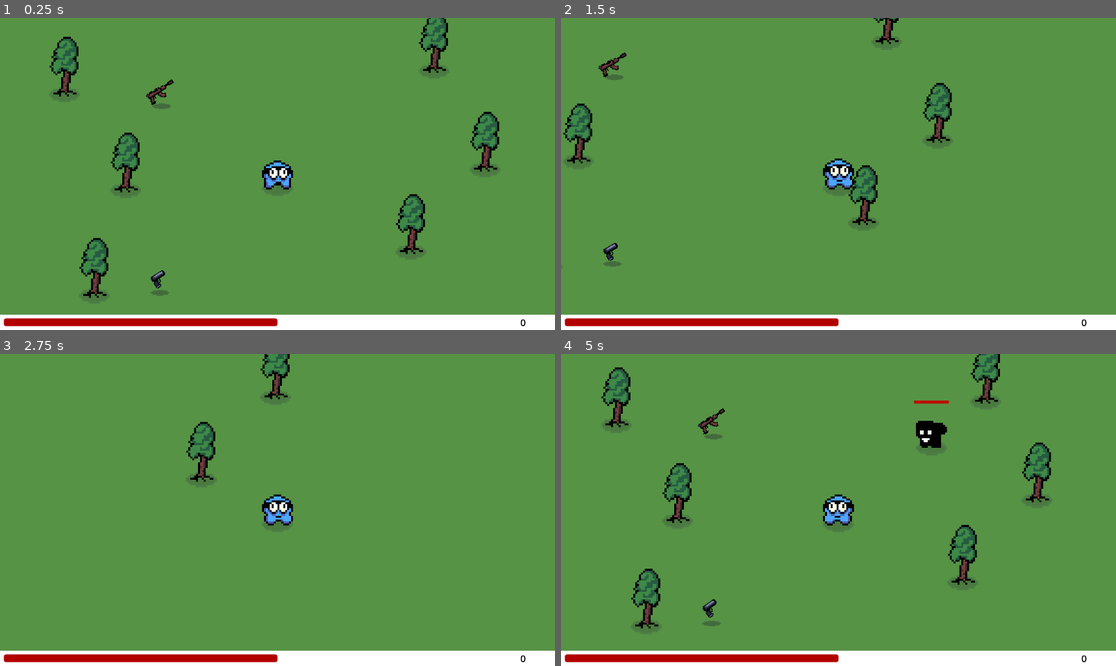
Above: before the commit, frames 1-4 (two rows, left to right).
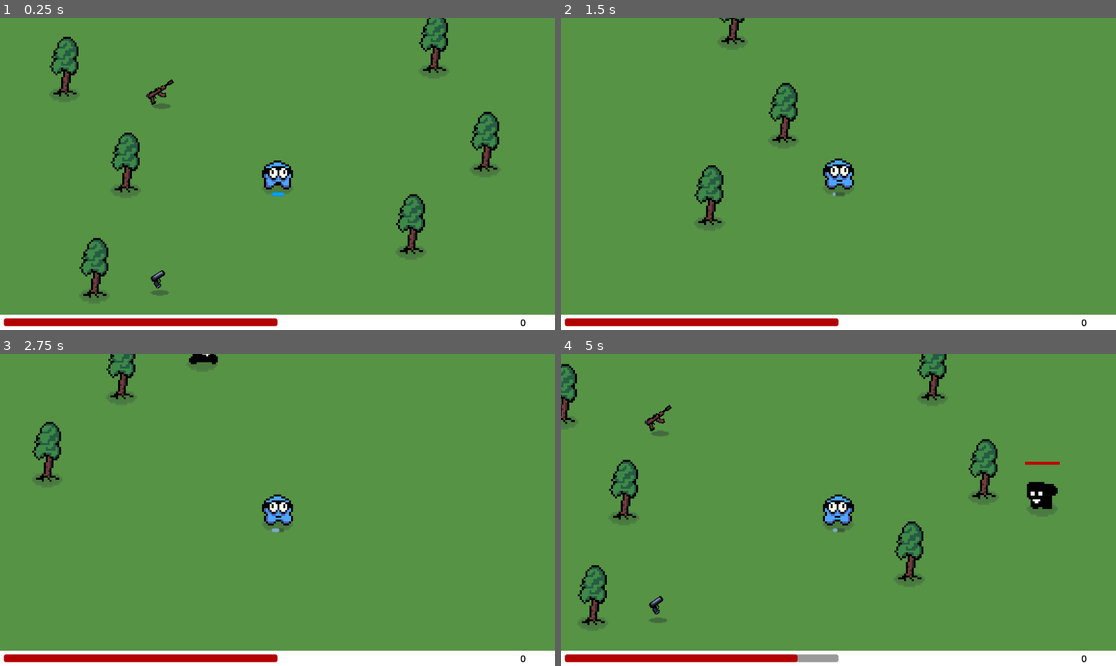
Above: after the commit, the same moments.

Repository: MicCode/zbra-survivors
Game: Godot game, scene res://game.tscn
Two runs of this game, one before a commit and one after it. Both use one fixed random seed, a clock stepped at 60 frames per second and the inputs below.
Inputs (mouse positions are in pixels of both pictures, inside the frame that each line leads up to):
- Up to frame 1 (0.25 s): no input
- Up to frame 2 (1.5 s): move the mouse to (960, 158) at 0.52 s; press the mouse at (960, 158) at 0.53 s; hold D (move_right) 0.53-1.28 s; tap Space (dash, bound only after the commit) at 0.8, 1.35 s; move the mouse to (727, 189) at 1.27 s; release the mouse at (727, 189) at 1.28 s; hold S (move_down) from 1.28 s (still down)
- Up to frame 3 (2.75 s): click (166, 525) at 1.55 s; move the mouse to (333, 441) at 2.02 s; release S (move_down) at 2.03 s; press the mouse at (333, 441) at 2.03 s; hold D (move_right) from 2.03 s (still down); tap Space (dash, bound only after the commit) at 2.3 s
- Up to frame 4 (5 s): move the mouse to (810, 572) at 2.77 s; release D (move_right) at 2.78 s; release the mouse at (810, 572) at 2.78 s; hold W (move_up) 2.78-3.53 s; tap E (grab) at 2.85 s; click (810, 572) at 3.05 s; move the mouse to (1005, 556) at 3.52 s; hold Space (dash, bound only after the commit) 3.53-4.28 s; hold A (move_left) from 3.53 s (still down); move the mouse to (672, 463) at 4.27 s; click (672, 463) at 4.35 s

The runs differ from the first frame. In frame 1, less than 0.1% of the frame differs, in the area x 48-52%, y 55-58%; in frame 2, 3.5%; in frame 3, 2.2%; in frame 4, 7.6%, in the area x 0-90%, y 0-99%.

Commit message:
feat: added a dash to player movements

Diff:
--- a/entities/ennemies/Ennemy.gd
+++ b/entities/ennemies/Ennemy.gd
@@ -16,6 +16,7 @@
 	%Health.max_health = stats.max_health
 	%Health.current_health = stats.health
 	%Health.update_display()
+	%DeathSound.pitch_scale = randf_range(0.8, 1.1)
 
 func _physics_process(_delta):
 	if !is_dead && chase_player && player != null:
@@ -27,6 +28,7 @@
 func take_damage(damage: float):
 	%Sprite.play("hurt")
 	%Health.take_damage(damage)
+	%HitSound.pitch_scale = randf_range(0.5, 2)
 	%HitSound.play()
 
 func _on_animation_finished():
@@ -36,6 +38,7 @@
 func _on_health_depleted():
 	is_dead = true
 	dead.emit()
+	%DeathSound.play()
 	%Sprite.play("dead")
 	set_collision_layer_value(2, false)
 	%DeathTimer.start(1.0)
--- a/entities/ennemies/Ennemy.tscn
+++ b/entities/ennemies/Ennemy.tscn
@@ -7,6 +7,7 @@
 [ext_resource type="Texture2D" uid="uid://curemujf2tqhp" path="res://sprites/ennemies/mob-1-walk.png" id="5_grokr"]
 [ext_resource type="PackedScene" uid="uid://cl0vk4malih5v" path="res://components/healthbar/HealthComponent.tscn" id="6_o0wmw"]
 [ext_resource type="AudioStream" uid="uid://l15ytlqmk1ww" path="res://sounds/hit.wav" id="7_idycx"]
+[ext_resource type="AudioStream" uid="uid://dwl6iltdmm7be" path="res://sounds/meow.mp3" id="8_mtw3n"]
 
 [sub_resource type="AtlasTexture" id="AtlasTexture_45qg2"]
 atlas = ExtResource("3_qem7r")
@@ -108,5 +109,11 @@
 stream = ExtResource("7_idycx")
 volume_db = -5.0
 
+[node name="DeathSound" type="AudioStreamPlayer2D" parent="."]
+unique_name_in_owner = true
+stream = ExtResource("8_mtw3n")
+volume_db = 15.0
+pitch_scale = 0.8
+
 [connection signal="depleted" from="Health" to="." method="_on_health_depleted"]
 [connection signal="timeout" from="DeathTimer" to="." method="_on_death_timer_timeout"]
--- a/entities/equipments/guns/BasicGun/BasicGun.gd
+++ b/entities/equipments/guns/BasicGun/BasicGun.gd
@@ -1,2 +1,6 @@
 extends Gun
 class_name BasicGun
+
+func _ready() -> void:
+	pitch_shift = -0.2
+	super._ready()
--- a/entities/equipments/guns/gun.gd
+++ b/entities/equipments/guns/gun.gd
@@ -4,6 +4,7 @@
 var flipped = false
 var cooling_down = false
 var gun_stats: GunStats
+var pitch_shift: float = 0.0
 
 func _ready():
 	gun_stats = EquipmentService.get_gun_stats(self)
@@ -42,6 +43,7 @@
 		new_bullet.global_rotation = %ShootingPoint.global_rotation
 		get_node("/root").get_node("./").add_child(new_bullet)
 		%Sprite.play("firing")
+		%ShootSound.pitch_scale = randf_range(0.9, 1.05) + pitch_shift
 		%ShootSound.play()
 		start_cooldown_timer()
 
--- a/entities/equipments/guns/gun_stats.gd
+++ b/entities/equipments/guns/gun_stats.gd
@@ -6,7 +6,7 @@
 var fire_range = 200.0
 
 static func create(damage: float, cooldown: float) -> GunStats:
-    var instance = GunStats.new()
-    instance.bullet_damage = damage
-    instance.fire_cooldown_s = cooldown
-    return instance
+	var instance = GunStats.new()
+	instance.bullet_damage = damage
+	instance.fire_cooldown_s = cooldown
+	return instance
--- a/entities/player/player.gd
+++ b/entities/player/player.gd
@@ -2,23 +2,31 @@
 signal health_changed
 signal health_depleted
 
-@export var max_health = 100.0
-@export var move_speed = 300.0
-@export var health = 100.0
+@export var max_health: float = 100.0
+@export var move_speed: float = 300.0
+@export var health: float = 100.0
+@export var dash_duration_s: float = 0.25
+@export var dash_cooldown_s: float = 3.0
+@export var dash_speed_multiplier: float = 5
 
 const DAMAGE_RATE = 50.0
 const PICKUP_COOLDOWN_S = 0.5
 
 var is_alive = true
 var is_pickup_blocked = false
+var is_dashing = false
+var can_dash = true
 var equiped_gun: Gun
+@onready var dash_progress_stylebox: StyleBoxFlat = %DashCooldownProgress.get_theme_stylebox("fill")
 
 func _ready():
 	health = max_health
 	init_health()
+	%DashCooldownProgress.max_value = dash_cooldown_s
 
 func _physics_process(delta):
 	if is_alive:
+		%DashCooldownProgress.value = dash_cooldown_s - %DashCooldownTimer.time_left
 		move()
 		check_for_ennemies(delta)
 		check_for_collectibles()
@@ -26,16 +34,31 @@
 func move():
 	var direction = Input.get_vector("move_left", "move_right", "move_up", "move_down")
 	var h_direction = Input.get_axis("move_left", "move_right")
+	if can_dash && Input.is_action_pressed("dash"):
+		start_dashing()
 
 	if h_direction != 0:
 		%Sprite.flip_h = (h_direction != 1)
 
-	velocity = direction * move_speed
+	if !is_dashing:
+		velocity = direction * move_speed
+	else:
+		velocity = direction * move_speed * dash_speed_multiplier
+
 	move_and_slide()
 	if velocity.length() > 0:
 		%Sprite.play("walk")
 	else:
 		%Sprite.play("idle")
+
+func start_dashing():
+	%DashSound.play()
+	%DashTimer.start(dash_duration_s)
+	%DashCooldownTimer.start(dash_cooldown_s)
+	is_dashing = true
+	can_dash = false
+	set_invincible(true)
+	dash_progress_stylebox.bg_color = Color("90c1e9ca")
 
 func check_for_ennemies(delta):
 	var overlapping_ennemies = %HurtBox.get_overlapping_bodies()
@@ -91,3 +114,24 @@
 
 func _on_pick_up_timer_timeout():
 	is_pickup_blocked = false
+
+
+func _on_dash_cooldown_timer_timeout() -> void:
+	if !can_dash:
+		can_dash = true
+		%DashReadySound.play()
+		dash_progress_stylebox.bg_color = Color("00A1F7FF")
+
+func _on_dash_timer_timeout() -> void:
+	if is_dashing:
+		is_dashing = false
+		set_invincible(false)
+
+
+func set_invincible(invincible: bool):
+	get_node("CollisionShape2D").disabled = invincible
+	%HurtBox.get_node("shape").disabled = invincible
+	if invincible:
+		%Sprite.modulate.a = 0.5
+	else:
+		%Sprite.modulate.a = 1.0
--- a/entities/player/player.tscn
+++ b/entities/player/player.tscn
@@ -1,10 +1,12 @@
-[gd_scene load_steps=14 format=3 uid="uid://gdo7fmio88fn"]
+[gd_scene load_steps=17 format=3 uid="uid://gdo7fmio88fn"]
 
 [ext_resource type="Script" path="res://entities/player/player.gd" id="1_teghp"]
 [ext_resource type="Texture2D" uid="uid://dwuk1wotf6y50" path="res://sprites/shadow.png" id="2_hvbpw"]
 [ext_resource type="Texture2D" uid="uid://mbgktmkokcql" path="res://sprites/player/player-idle.png" id="3_hsq4i"]
 [ext_resource type="Texture2D" uid="uid://bjwiq2q541nft" path="res://sprites/player/player-walk.png" id="4_4gd1v"]
 [ext_resource type="PackedScene" uid="uid://cl0vk4malih5v" path="res://components/healthbar/HealthComponent.tscn" id="5_yybqa"]
+[ext_resource type="AudioStream" uid="uid://cykhxqq27ld8o" path="res://sounds/lazercannon.mp3" id="6_yhd2o"]
+[ext_resource type="AudioStream" uid="uid://c50m1xtfc84gp" path="res://sounds/beep.mp3" id="7_ngsqq"]
 
 [sub_resource type="AtlasTexture" id="AtlasTexture_ie2s4"]
 atlas = ExtResource("3_hsq4i")
@@ -55,6 +57,13 @@
 
 [sub_resource type="CircleShape2D" id="CircleShape2D_4lpg2"]
 radius = 35.5035
+
+[sub_resource type="StyleBoxFlat" id="StyleBoxFlat_677nt"]
+bg_color = Color(0, 0.631373, 0.968627, 1)
+corner_radius_top_left = 20
+corner_radius_top_right = 20
+corner_radius_bottom_right = 20
+corner_radius_bottom_left = 20
 
 [node name="Player" type="CharacterBody2D"]
 scale = Vector2(2, 2)
@@ -108,4 +117,35 @@
 wait_time = 0.5
 one_shot = true
 
+[node name="DashCooldownTimer" type="Timer" parent="."]
+unique_name_in_owner = true
+one_shot = true
+
+[node name="DashTimer" type="Timer" parent="."]
+unique_name_in_owner = true
+
+[node name="DashCooldownProgress" type="ProgressBar" parent="."]
+unique_name_in_owner = true
+offset_left = -6.5
+offset_top = 18.5
+offset_right = 6.5
+offset_bottom = 22.5
+theme_override_styles/fill = SubResource("StyleBoxFlat_677nt")
+value = 100.0
+show_percentage = false
+
+[node name="DashSound" type="AudioStreamPlayer" parent="."]
+unique_name_in_owner = true
+stream = ExtResource("6_yhd2o")
+volume_db = -15.928
+pitch_scale = 2.0
+
+[node name="DashReadySound" type="AudioStreamPlayer" parent="."]
+unique_name_in_owner = true
+stream = ExtResource("7_ngsqq")
+volume_db = -24.36
+pitch_scale = 2.8
+
 [connection signal="timeout" from="PickUpTimer" to="." method="_on_pick_up_timer_timeout"]
+[connection signal="timeout" from="DashCooldownTimer" to="." method="_on_dash_cooldown_timer_timeout"]
+[connection signal="timeout" from="DashTimer" to="." method="_on_dash_timer_timeout"]
--- a/globals/equipment_service.gd
+++ b/globals/equipment_service.gd
@@ -1,20 +1,20 @@
 extends Node
 
 func get_gun_damage(gun: Gun) -> float:
-    if gun is BasicGun:
-        return 2.0
-    elif gun is RifleGun:
-        return 0.5
-    else:
-        return 1.0
+	if gun is BasicGun:
+		return 2.0
+	elif gun is RifleGun:
+		return 0.5
+	else:
+		return 1.0
 
 func get_gun_cooldown(gun: Gun) -> float:
-    if gun is BasicGun:
-        return 1.0
-    elif gun is RifleGun:
-        return 0.25
-    else:
-        return 1.0
+	if gun is BasicGun:
+		return 1.0
+	elif gun is RifleGun:
+		return 0.25
+	else:
+		return 1.0
 
 func get_gun_stats(gun: Gun) -> GunStats:
-    return GunStats.create(get_gun_damage(gun), get_gun_cooldown(gun))
+	return GunStats.create(get_gun_damage(gun), get_gun_cooldown(gun))
--- a/project.godot
+++ b/project.godot
@@ -60,6 +60,11 @@
 "events": [Object(InputEventKey,"resource_local_to_scene":false,"resource_name":"","device":-1,"window_id":0,"alt_press …(192 unchanged characters)…
 ]
 }
+dash={
+"deadzone": 0.5,
+"events": [Object(InputEventKey,"resource_local_to_scene":false,"resource_name":"","device":-1,"window_id":0,"alt_pressed":false,"shift_pressed":false,"ctrl_pressed":false,"meta_pressed":false,"pressed":false,"keycode":0,"physical_keycode":32,"key_label":0,"unicode":32,"location":0,"echo":false,"script":null)
+]
+}
 
 [layer_names]
 
Not shown: 1 places in entities/ennemies/Ennemy.tscn that only renumber resources
Not shown, added: sounds/beep.mp3.import
Not shown, added: sounds/bell.mp3.import
Not shown, added: sounds/lazercannon.mp3.import
Not shown, added: sounds/meow.mp3.import
Not shown, added: sounds/beep.mp3
Not shown, added: sounds/bell.mp3
Not shown, added: sounds/lazercannon.mp3
Not shown, added: sounds/meow.mp3
